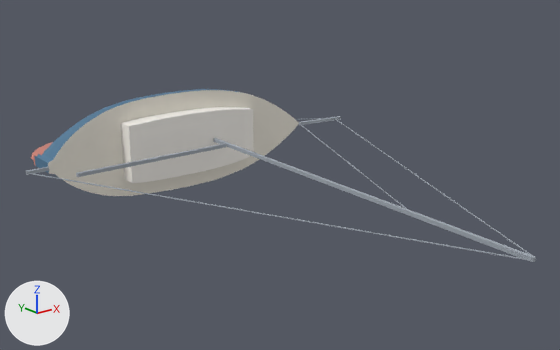
The glTF model models/westsail-32.glb, before and after one commit.
Both versions are drawn from a 50 mm lens placed at (-2.78, -4.79, 1.41), pointed at (0.03, -1.27, 0.01). The axes (+X, +Y, +Z) are drawn at lower left. The lights are the same throughout. The older version comes first. Vertices at exactly the same position are counted once.

Objects in the first picture: 'Westsail 32'.
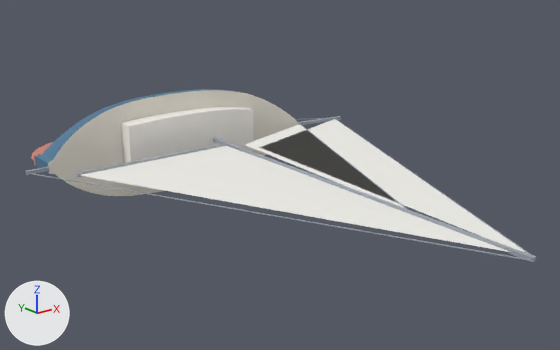
Commit message: fix(models): traced sailboats set their sails

The change in detail:
Material 'sails' (mat_sails) is new.
Its base color is (0.9, 0.89, 0.85) (white #f3f2ed).
Its roughness is 0.8.
me_westsail_32 is used by ob_westsail_32; location (0.0, 0.0, 0.0).
Verts and faces of me_westsail_32; kept vertices keep their numbers, new ones are numbered from 2946.
me_westsail_32 had 2946 vertices, 5755 faces and spanned x -1.14..1.38, y -2.97..0.3, z -0.35..0.35.
me_westsail_32 now has 2955 vertices, 5758 faces and spans x -1.14..1.38, y -2.97..0.3, z -0.35..0.35.
Part 1, on me_westsail_32:
New vertex 2946 is at (0.18, -0.48, 0.0), pixel (225, 145).
New vertex 2947 is at (-0.92, -0.48, 0.0), pixel (77, 174).
New vertex 2948 is at (0.18, -2.97, 0.0).
New vertex 2949 is at (0.16, -2.97, 0.0), pixel (535, 257).
New vertex 2950 is at (1.32, -0.36, 0.0), pixel (335, 118).
New vertex 2951 is at (0.34, -0.68, 0.0), pixel (260, 147).
New vertex 2952 is at (0.17, -2.21, 0.0).
New vertex 2953 is at (0.99, -0.32, 0.0), pixel (299, 124).
New vertex 2954 is at (0.29, -0.55, 0.0), pixel (244, 144).
New faces: (2946, 2947, 2948), (2949, 2950, 2951), (2952, 2953, 2954) (mat_sails (white #f3f2ed)).
me_westsail_32 gains material mat_sails (white #f3f2ed).

Pixel boxes [x1, y1, x2, y2] of what changed, in the pictures (560 x 350 px):
'Westsail 32', reshaped
    before: [26, 89, 536, 262]
    after: [26, 89, 537, 262]
part 1 of me_westsail_32, added
    after: [80, 119, 537, 257]
